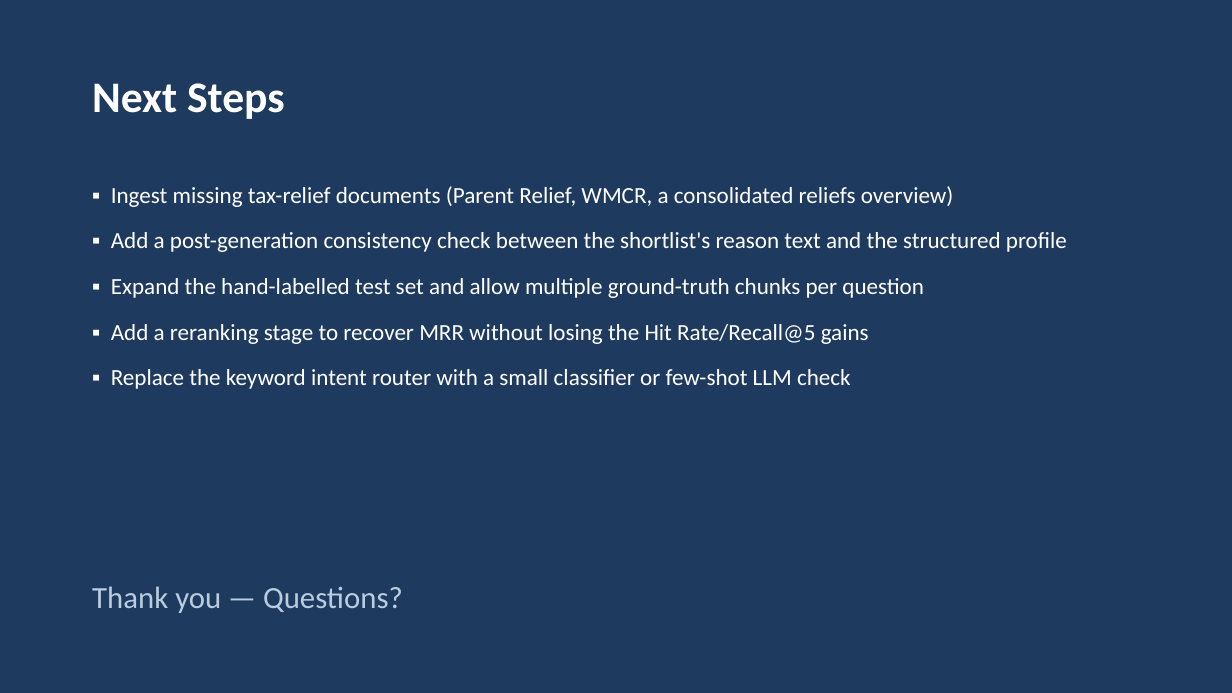
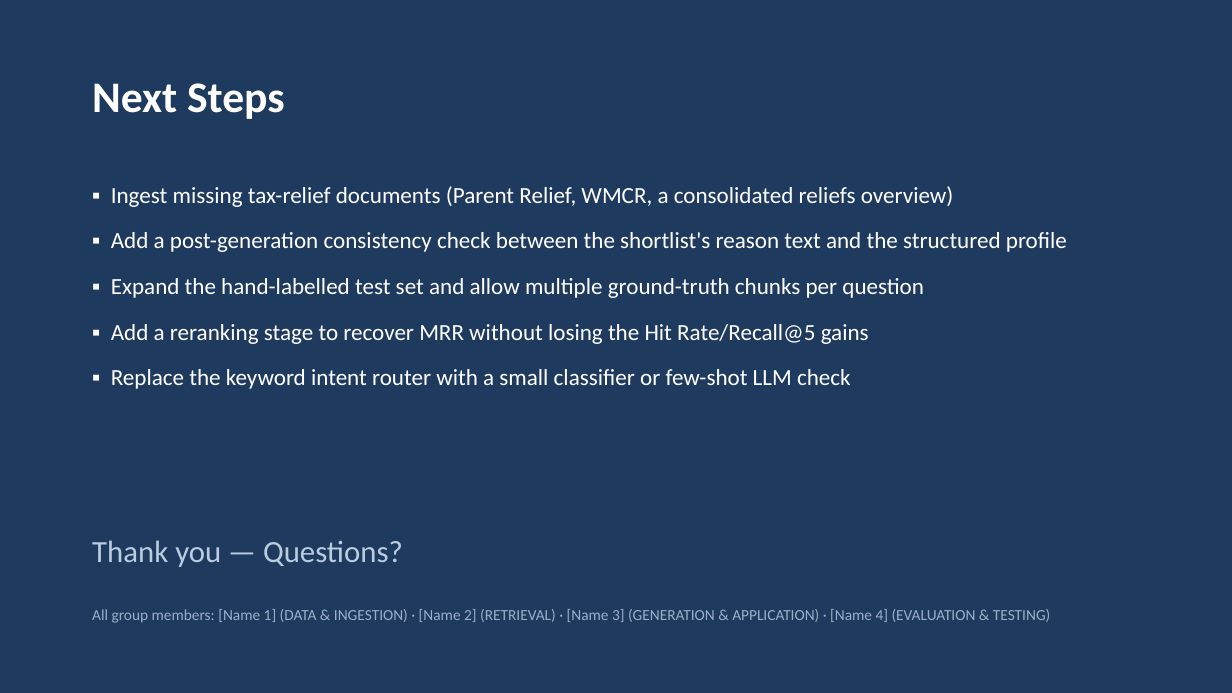
Before and after one commit to hm-base/sg-citizen-financial-assistant, a slide deck: slide 13 of deliverables/Presentation.pptx (slide 11 before the commit). Drawn at 1232x693 pixels with LibreOffice and Linux fonts; fonts in the diff are those of the drawing. Boxes give left, top, right and bottom in pixels: in the first picture for what was removed or moved away, otherwise in the second. Text is boxed around its words. In the diff, an @@ line names an element or a change of style, - is before the commit and + after.

Commit message:
Restructure presentation into 4 presenter parts
Group slides by the same 4 responsibility areas used in the report's
contributions table (Data & Ingestion, Retrieval, Generation &
Application, Evaluation & Testing) so the group can split delivery
across 4 people. Adds a roadmap/agenda slide, splits the combined
retrieval+generation design slide in two, and color-codes each part
with a presenter placeholder.

```diff
--- a/deliverables/Presentation.pptx
+++ b/deliverables/Presentation.pptx
@@ text "Thank you — Questions?": place and size @@
-text "Thank you — Questions?" at (92,586,403,613)
+text "Thank you — Questions?" at (92,540,403,567)
@@ text added at (92,609,1050,623), 12 pt, text #9BB0C8 @@
+All group members: [Name 1] (DATA & INGESTION) · [Name 2] (RETRIEVAL) · [Name 3] (GENERATION & APPLICATION) · [Name 4] (EVALUATION & TESTING)
```
Also in this commit, not shown: 10 other slides changed, 2 slides added.
